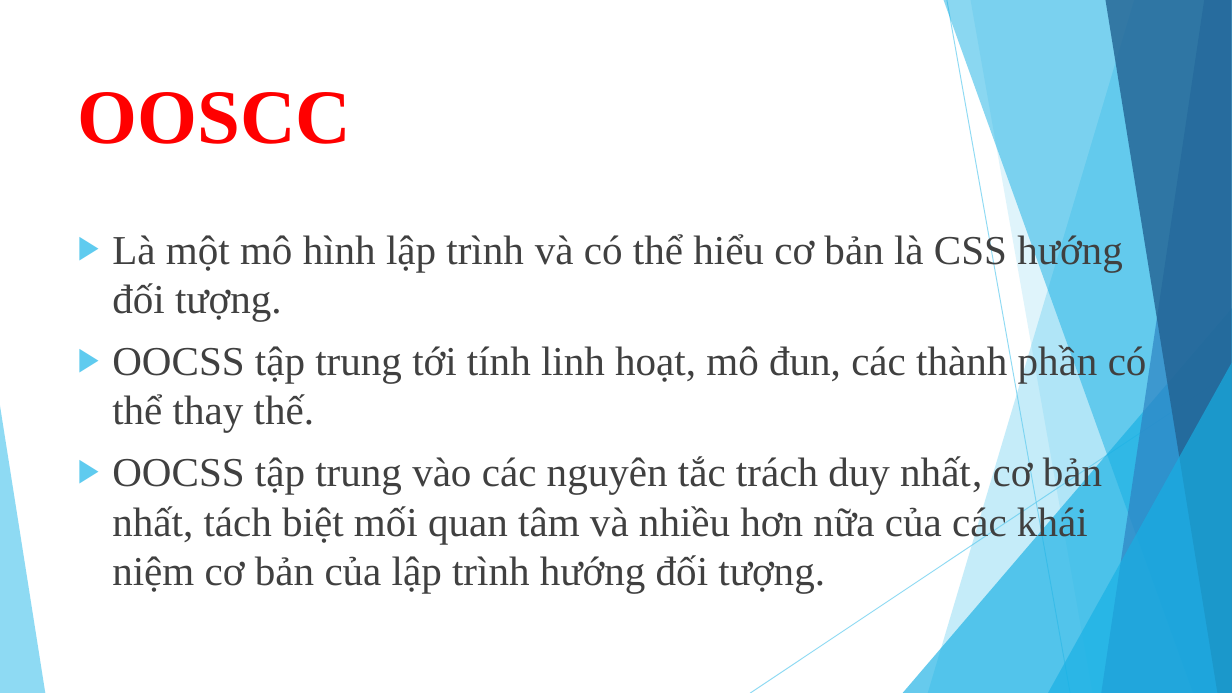
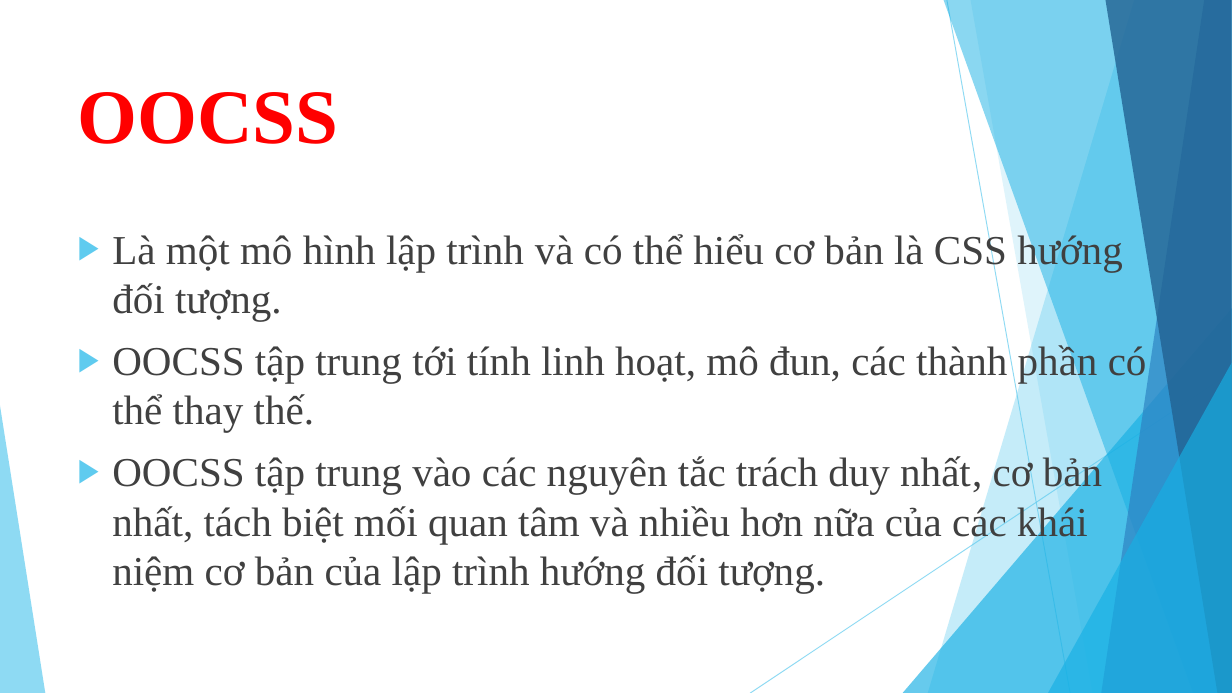
Before and after one commit to Quy-Cao/Web-Airbnb, a slide deck: slide 6 of BaoCaoBEM.pptx. Drawn at 1232x693 pixels with LibreOffice and Linux fonts; fonts in the diff are those of the drawing. Boxes give left, top, right and bottom in pixels: in the first picture for what was removed or moved away, otherwise in the second. Text is boxed around its words. In the diff, an @@ line names an element or a change of style, - is before the commit and + after.

```diff
--- a/BaoCaoBEM.pptx
+++ b/BaoCaoBEM.pptx
@@ title at bbox=[78, 92, 339, 144]: text changed @@
-OOSCC
+OOCSS
```
Also in this commit, not shown: 17 other files.
